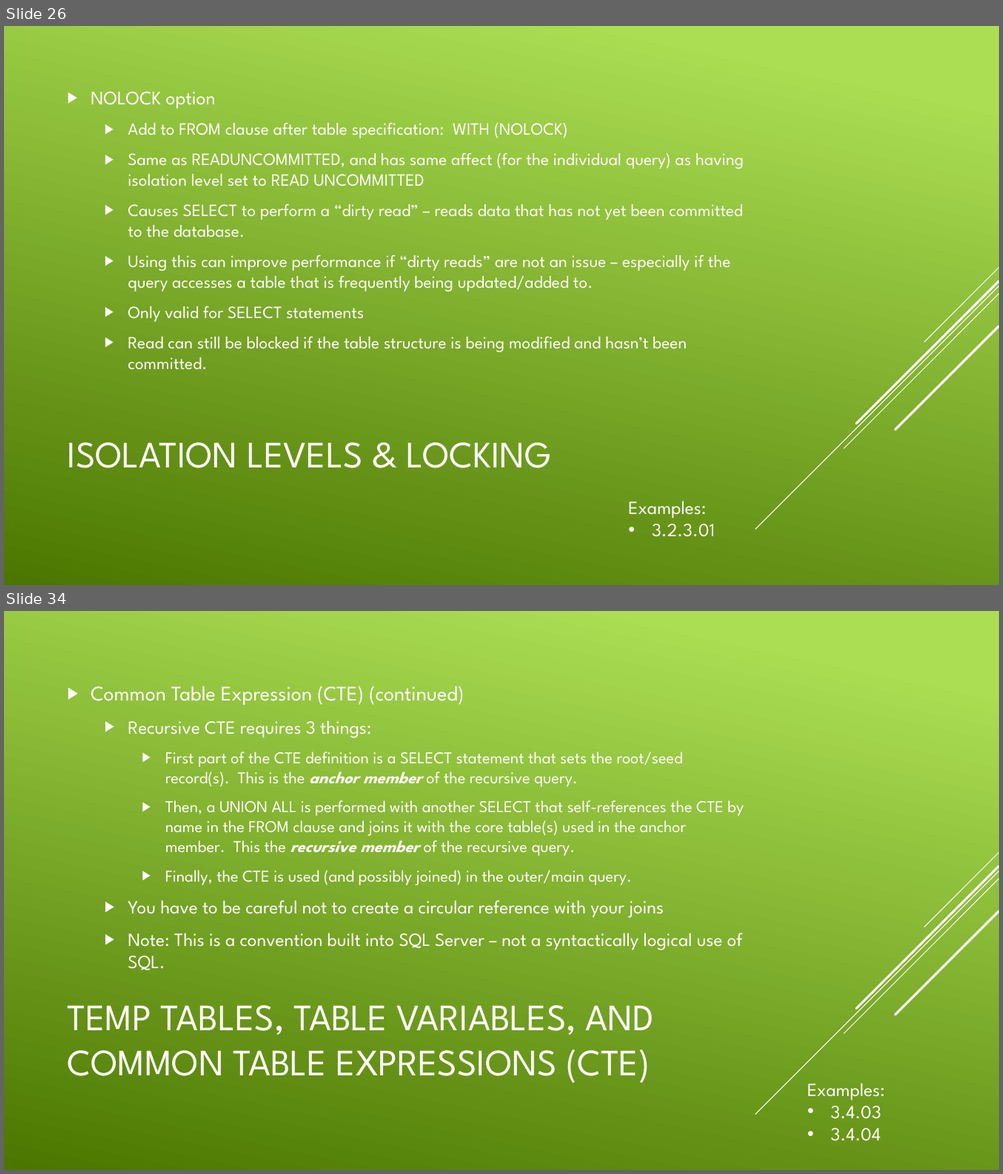
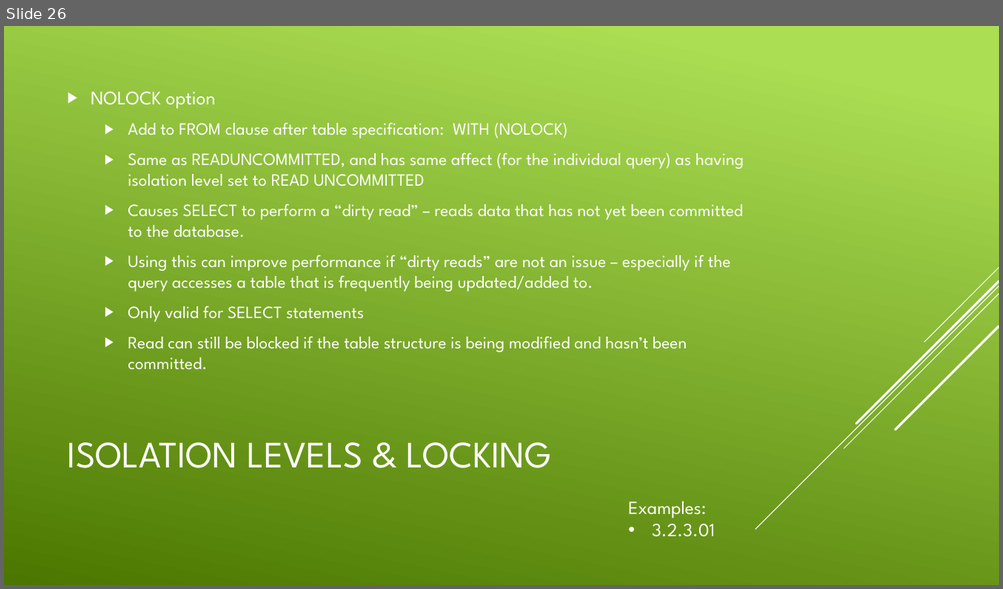
Before and after one commit to CodePro-JHenry/SQLOptimize, a slide deck: Presentations/Week 3.pptx. Shown one above the other, each under a label of ours: slides 26 and 34 before the commit, slide 26 after it; the slides between them are not shown. The pictures are 1003x1174 and 1003x589 pixels, drawn with LibreOffice and Linux fonts; fonts in the diff are those of the drawing. Boxes give left, top, right and bottom in pixels: in the first picture for what was removed or moved away, otherwise in the second. Text is boxed around its words. In the diff, an @@ line names an element or a change of style, - is before the commit and + after.

```diff
--- a/Presentations/Week 3.pptx
+++ b/Presentations/Week 3.pptx
@@ slide 34 removed at [4, 611, 999, 1170], background gradient #ACDF55 to #4C7800; not listed: 5 template elements that a slide beside it also shows @@
@@ text removed at [91, 686, 743, 971] @@
-▶ Common Table Expression (CTE) (continued)
-  ▶ Recursive CTE requires 3 things:
-    ▶ First part of the CTE definition is a SELECT statement that sets the root/seed record(s). This is the anchor member of the recursive query.
-    ▶ Then, a UNION ALL is performed with another SELECT that self-references the CTE by name in the FROM clause and joins it with the core table(s) used in the anchor member. This the recursive member of the recursive query.
-    ▶ Finally, the CTE is used (and possibly joined) in the outer/main query.
-  ▶ You have to be careful not to create a circular reference with your joins
-  ▶ Note: This is a convention built into SQL Server – not a syntactically logical use of SQL.
@@ title removed at [68, 1005, 654, 1083] @@
-TEMP TABLES, TABLE VARIABLES, AND COMMON TABLE EXPRESSIONS (CTE)
@@ text removed at [807, 1083, 885, 1142] @@
-Examples:
-• 3.4.03
-• 3.4.04
```
Also in this commit, not shown: 8 other slides removed, 26 other files.
